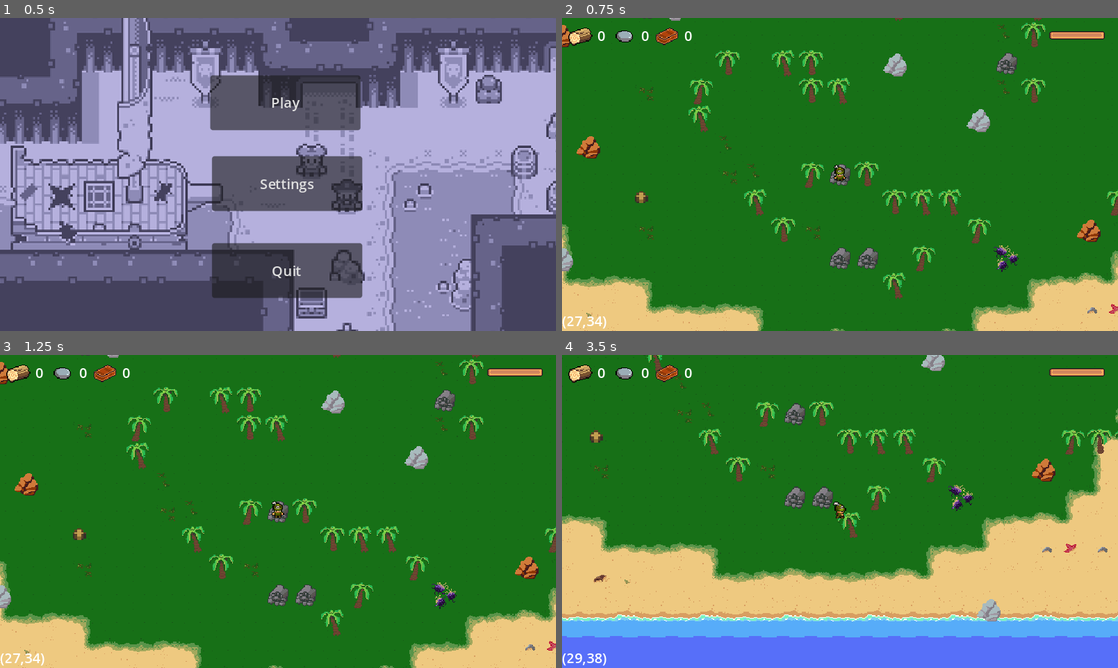
Above: before the commit, frames 1-4 (two rows, left to right).
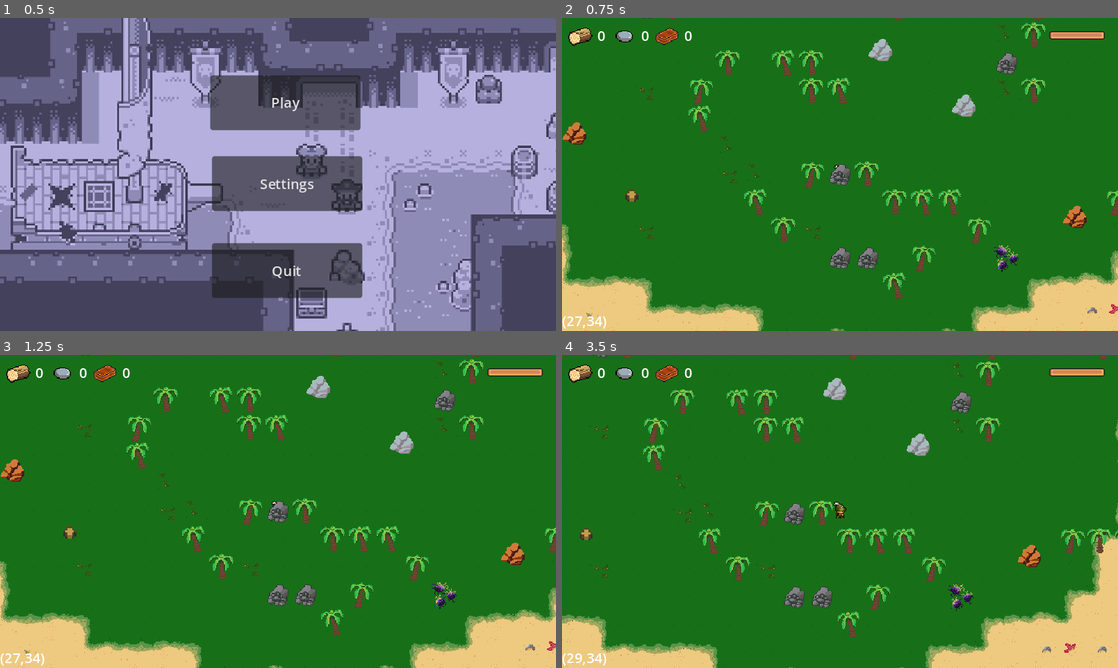
Above: after the commit, the same moments.

Repository: liam-barkley/Game-Jam
Game: Godot game, scene res://Scenes/main_menu.tscn
Same seed, same stepped clock (60 frames per second), same inputs: the game is played once before the commit and once after it.
Inputs (mouse positions are in pixels of both pictures, inside the frame that each line leads up to):
- Up to frame 1 (0.5 s): no input
- Up to frame 2 (0.75 s): click "Play" at 0.5 s
- Up to frame 3 (1.25 s): no input
- Up to frame 4 (3.5 s): tap Enter at 1.25 s; move the mouse to (962, 495) at 1.27 s; hold D (move_right) 1.28-2.03 s; click (962, 495) at 1.35 s; move the mouse to (728, 527) at 2.02 s; hold S (move_down) 2.03-2.78 s; tap E (interact) at 2.1 s; move the mouse to (895, 442) at 2.77 s; hold D (move_right) from 2.78 s (still down); click (895, 442) at 2.85 s

Frame 1 is identical in both runs. In frame 2, 2.0% of the frame differs, in the area x 0-97%, y 0-81%; in frame 3, 2.0%; in frame 4, 45%, in the area x 0-100%, y 0-100%.

Commit message:
Implemented y sorting

Diff:
--- a/Game/Scenes/player.tscn
+++ b/Game/Scenes/player.tscn
@@ -639,8 +639,9 @@
 size = Vector2(6.5, 18)
 
 [node name="Player" type="CharacterBody2D"]
+y_sort_enabled = true
 collision_layer = 4
-collision_mask = 26
+collision_mask = 27
 script = ExtResource("1_ex118")
 SPEED = 150.0
 
--- a/Game/Scenes/rock_ore.tscn
+++ b/Game/Scenes/rock_ore.tscn
@@ -7,19 +7,24 @@
 radius = 25.0799
 
 [node name="RockOre" type="Node2D"]
+y_sort_enabled = true
+position = Vector2(16, 16)
 script = ExtResource("1_2ffya")
 
 [node name="Sprite2D" type="Sprite2D" parent="."]
-position = Vector2(16, 16)
 texture = ExtResource("1_lul7s")
 
 [node name="PickableArea" type="Area2D" parent="."]
-position = Vector2(16, 16)
 collision_layer = 2
 collision_mask = 4
 
 [node name="CollisionShape2D" type="CollisionShape2D" parent="PickableArea"]
 shape = SubResource("CircleShape2D_2k5ot")
 
+[node name="StaticBody2D" type="StaticBody2D" parent="."]
+
+[node name="CollisionPolygon2D" type="CollisionPolygon2D" parent="StaticBody2D"]
+polygon = PackedVector2Array(6, 13, -3, 13, -8, 10, -12, 8, -11, 5, 7, 5, 8, 9)
+
 [connection signal="body_entered" from="PickableArea" to="." method="_on_pickable_area_body_entered"]
 [connection signal="body_exited" from="PickableArea" to="." method="_on_pickable_area_body_exited"]
--- a/Game/Scenes/rock_stone.tscn
+++ b/Game/Scenes/rock_stone.tscn
@@ -7,20 +7,24 @@
 radius = 29.0
 
 [node name="RockStone" type="Node2D"]
+y_sort_enabled = true
+position = Vector2(16, 16)
 script = ExtResource("1_yew3r")
 
 [node name="Sprite2D" type="Sprite2D" parent="."]
-position = Vector2(17, 17)
 texture = ExtResource("1_se2uh")
 
 [node name="PickableArea" type="Area2D" parent="."]
-position = Vector2(17, 17)
 collision_layer = 2
 collision_mask = 4
 
 [node name="CollisionShape2D" type="CollisionShape2D" parent="PickableArea"]
-position = Vector2(-1, 2)
 shape = SubResource("CircleShape2D_mei03")
+
+[node name="StaticBody2D" type="StaticBody2D" parent="."]
+
+[node name="CollisionPolygon2D" type="CollisionPolygon2D" parent="StaticBody2D"]
+polygon = PackedVector2Array(-2, 14, 7, 14, 9, 10, 10, 7, -1, 5, -12, 6, -12, 10, -7, 12, -3, 14)
 
 [connection signal="body_entered" from="PickableArea" to="." method="_on_pickable_area_body_entered"]
 [connection signal="body_exited" from="PickableArea" to="." method="_on_pickable_area_body_exited"]
--- a/Game/Scenes/tile_script.gd
+++ b/Game/Scenes/tile_script.gd
@@ -53,7 +53,6 @@
 	for i in (randi() % h + l):
 		var r = get_random_grid_pos()
 		var stone = rock_stone.instantiate()
-		print(str(i) + ": " + str(r))
 		stone.position = Vector2(r.x*GRID_SIZE, r.y*GRID_SIZE)
 		stone.gathered_stone.connect(ui._on_rock_stone_gathered_stone)
 		add_child(stone)
--- a/Game/Scenes/wood_tree.tscn
+++ b/Game/Scenes/wood_tree.tscn
@@ -34,17 +34,16 @@
 radius = 28.0
 
 [node name="wood_tree" type="Node2D"]
-position = Vector2(15, 15)
+y_sort_enabled = true
+position = Vector2(16, 16)
 script = ExtResource("1_hreit")
 
 [node name="AnimatedSprite2D" type="AnimatedSprite2D" parent="."]
-position = Vector2(11, 2)
 sprite_frames = SubResource("SpriteFrames_lx7sq")
 animation = &"stub"
 autoplay = "stub"
 
 [node name="PickableArea" type="Area2D" parent="."]
-position = Vector2(11, 2)
 collision_layer = 2
 collision_mask = 4
 
@@ -54,6 +53,11 @@
 [node name="GrowthTimer" type="Timer" parent="."]
 wait_time = 3.0
 
+[node name="StaticBody2D" type="StaticBody2D" parent="."]
+
+[node name="CollisionPolygon2D" type="CollisionPolygon2D" parent="StaticBody2D"]
+polygon = PackedVector2Array(-3, 15, -7, 10, -5, 5, 5, 5, 7, 10, 5, 14, 4, 15)
+
 [connection signal="body_entered" from="PickableArea" to="." method="_on_pickable_area_body_entered"]
 [connection signal="body_exited" from="PickableArea" to="." method="_on_pickable_area_body_exited"]
 [connection signal="timeout" from="GrowthTimer" to="." method="_on_growth_timer_timeout"]
--- a/Game/Scenes/world.tscn
+++ b/Game/Scenes/world.tscn
@@ -1,15 +1,12 @@
-[gd_scene load_steps=14 format=3 uid="uid://dv4ufeg5f2650"]
+[gd_scene load_steps=11 format=3 uid="uid://dv4ufeg5f2650"]
 
 [ext_resource type="Script" path="res://Scenes/world.gd" id="1_fk3o6"]
 [ext_resource type="Texture2D" uid="uid://d25bh0bro72nv" path="res://Arts/kenney_monochrome-pirates/Monochrome/Tilemap/tilemap.png" id="1_ngcyt"]
 [ext_resource type="Script" path="res://Scenes/tile_script.gd" id="2_023tt"]
 [ext_resource type="Texture2D" uid="uid://1qkoxa5mfkbt" path="res://Arts/Terrain (Reg+Mono)/Terrain_Tilemap_V1.0.png" id="2_l6pns"]
 [ext_resource type="PackedScene" uid="uid://cfr2wjve2btpe" path="res://Scenes/player.tscn" id="3_t2bnr"]
-[ext_resource type="PackedScene" uid="uid://dan05mcwth3fl" path="res://Scenes/wood_tree.tscn" id="5_7rr2a"]
 [ext_resource type="Script" path="res://Scenes/Label.gd" id="6_smimi"]
 [ext_resource type="PackedScene" uid="uid://dcvpxnk1vi847" path="res://Scenes/ui.tscn" id="7_50q53"]
-[ext_resource type="PackedScene" uid="uid://bn7krrssrtoys" path="res://Scenes/rock_stone.tscn" id="7_gexk7"]
-[ext_resource type="PackedScene" uid="uid://ccpocuyp60wrf" path="res://Scenes/rock_ore.tscn" id="8_ctcem"]
 
 [sub_resource type="TileSetAtlasSource" id="TileSetAtlasSource_pf8ff"]
 texture = ExtResource("1_ngcyt")
@@ -854,14 +851,18 @@
 0:3/0/physics_layer_0/linear_velocity = Vector2(0, 0)
 0:3/0/physics_layer_0/angular_velocity = 0.0
 1:3/0 = 0
+1:3/0/y_sort_origin = 8
 1:3/0/physics_layer_0/linear_velocity = Vector2(0, 0)
 1:3/0/physics_layer_0/angular_velocity = 0.0
+1:3/0/physics_layer_0/polygon_0/points = PackedVector2Array(2.276, 4.97184, 4.25, 11, 0.198874, 14.3852, -3.95538, 11.8219, -3.0715, 4.97184)
 2:3/0 = 0
 2:3/0/physics_layer_0/linear_velocity = Vector2(0, 0)
 2:3/0/physics_layer_0/angular_velocity = 0.0
 3:3/0 = 0
+3:3/0/y_sort_origin = 8
 3:3/0/physics_layer_0/linear_velocity = Vector2(0, 0)
 3:3/0/physics_layer_0/angular_velocity = 0.0
+3:3/0/physics_layer_0/polygon_0/points = PackedVector2Array(-4.552, 9.94369, -7.11526, 10.1205, -8.75, 12.75, -8.03125, 14.9063, -0.71875, 14.9063, 0.662912, 12.5953, 0.397749, 9.76691, -1.81196, 10.0321)
 4:3/0 = 0
 4:3/0/physics_layer_0/linear_velocity = Vector2(0, 0)
 4:3/0/physics_layer_0/angular_velocity = 0.0
@@ -973,14 +974,18 @@
 1:4/0/physics_layer_0/linear_velocity = Vector2(0, 0)
 1:4/0/physics_layer_0/angular_velocity = 0.0
 2:4/0 = 0
+2:4/0/y_sort_origin = 8
 2:4/0/physics_layer_0/linear_velocity = Vector2(0, 0)
 2:4/0/physics_layer_0/angular_velocity = 0.0
+2:4/0/physics_layer_0/polygon_0/points = PackedVector2Array(0.220972, 14.2747, 7.29204, 14.5399, 7.5572, 11.1811, 6.09375, 8.71875, -0.65625, 8.84375)
 3:4/0 = 0
 3:4/0/physics_layer_0/linear_velocity = Vector2(0, 0)
 3:4/0/physics_layer_0/angular_velocity = 0.0
 4:4/0 = 0
+4:4/0/y_sort_origin = 5
 4:4/0/physics_layer_0/linear_velocity = Vector2(0, 0)
 4:4/0/physics_layer_0/angular_velocity = 0.0
+4:4/0/physics_layer_0/polygon_0/points = PackedVector2Array(-9.21875, 1.65625, -11.3438, 8.84375, -6.90625, 10.7813, -4.21875, 9.34375, -0.34375, 12.7188, 1.28125, 10.7188, 5.65625, 12.7188, 9.15625, 10.9063, 8.96875, 7.65625, 10.7813, 5.90625, 10.4063, 1.90625)
 5:4/0 = 0
 5:4/0/physics_layer_0/linear_velocity = Vector2(0, 0)
 5:4/0/physics_layer_0/angular_velocity = 0.0
@@ -1910,9 +1915,11 @@
 sources/1 = SubResource("TileSetAtlasSource_7xmsj")
 
 [node name="World" type="Node2D"]
+y_sort_enabled = true
 script = ExtResource("1_fk3o6")
 
 [node name="TileMap" type="TileMap" parent="." node_paths=PackedStringArray("ui")]
+y_sort_enabled = true
 tile_set = SubResource("TileSet_didg4")
 format = 2
 layer_0/name = "Ground"
@@ -1922,6 +1929,7 @@
 layer_1/z_index = -1
 layer_1/tile_data = PackedInt32Array()
 layer_2/name = "GoundObjects"
+layer_2/y_sort_enabled = true
 layer_2/tile_data = PackedInt32Array(589830, 196609, 3, 393220, 65537, 3, 720907, 65537, 3, 786435, 131073, 4, 196619,  …(1959 unchanged characters)…
 script = ExtResource("2_023tt")
 ui = NodePath("../UI")
@@ -1931,17 +1939,6 @@
 
 [node name="Player" parent="TileMap" instance=ExtResource("3_t2bnr")]
 position = Vector2(146, 82)
-
-[node name="Resources" type="Node" parent="TileMap"]
-
-[node name="wood_tree" parent="TileMap/Resources" instance=ExtResource("5_7rr2a")]
-position = Vector2(229, 179)
-
-[node name="RockStone" parent="TileMap/Resources" instance=ExtResource("7_gexk7")]
-position = Vector2(334, 177)
-
-[node name="RockOre" parent="TileMap/Resources" instance=ExtResource("8_ctcem")]
-position = Vector2(280, 126)
 
 [node name="UI" parent="." node_paths=PackedStringArray("player") instance=ExtResource("7_50q53")]
 player = NodePath("../TileMap/Player")
@@ -1962,6 +1959,3 @@
 metadata/_edit_use_anchors_ = true
 
 [connection signal="timeout" from="TileMap/Timer" to="TileMap" method="_on_timer_timeout"]
-[connection signal="gathered_wood" from="TileMap/Resources/wood_tree" to="UI" method="_on_wood_tree_gathered_wood"]
-[connection signal="gathered_stone" from="TileMap/Resources/RockStone" to="UI" method="_on_rock_stone_gathered_stone"]
-[connection signal="gathered_ore" from="TileMap/Resources/RockOre" to="UI" method="_on_rock_ore_gathered_ore"]
